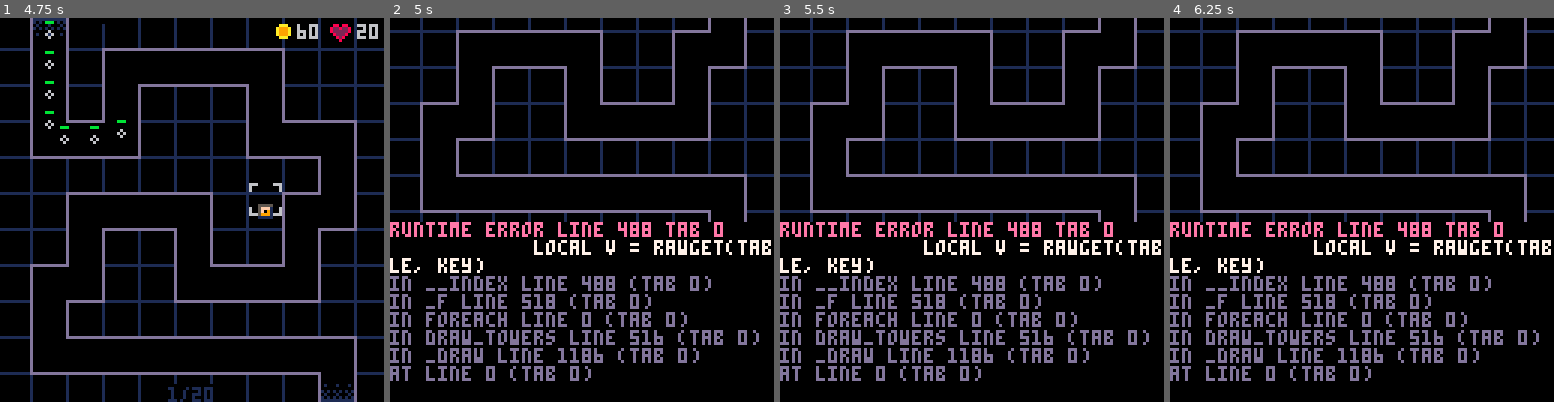
Above: before the commit, frames 1-4 (left to right).
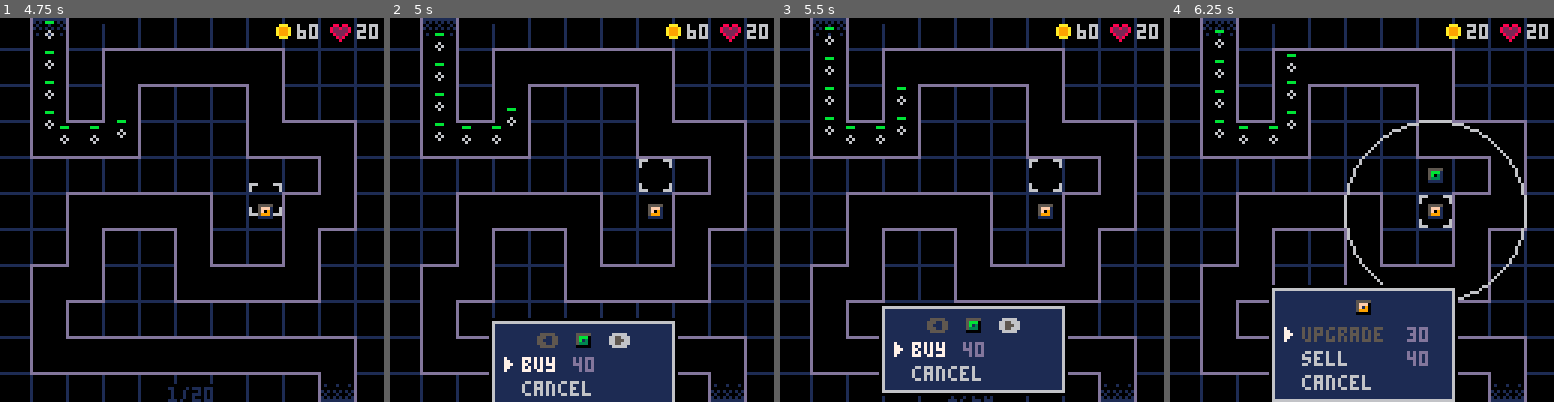
Above: after the commit, the same moments.

Repository: beardedsakimonkey/pixel_td.p8
Game: PICO-8 cartridge pixel_td.p8
Same seed, same stepped clock (60 frames per second), same inputs: the game is played once before the commit and once after it.
Inputs:
- Up to frame 1 (4.75 s): tap X (X key) at 0.33, 1.07, 1.85, 2.97, 4.08 s; tap O (Z key) at 0.7, 1.7, 2.1, 2.5, 2.9, 3.3, 3.7, 4.1, 4.5 s; hold Right 1.6-2.1 s; hold Up 2.15-2.42 s; hold Right 2.47-3.03 s; hold Left 3.08-3.58 s; hold Down 3.63-3.97 s; hold Right 4.02-4.68 s; hold Up from 4.73 s (still down)
- Up to frame 2 (5 s): keep holding Up; tap O (Z key) at 4.9 s
- Up to frame 3 (5.5 s): release Up at 5.03 s; hold Left from 5.08 s (still down); tap X (X key) at 5.2 s; tap O (Z key) at 5.3 s
- Up to frame 4 (6.25 s): release Left at 5.68 s; tap O (Z key) at 5.7, 6.1 s; hold Down 5.73-6.03 s; hold Right from 6.08 s (still down)

Frame 1 is identical in both runs. In frame 2, 31% of the frame differs, in the area x 0-100%, y 0-100%; in frame 3, 32%; in frame 4, 35%.
Error before the commit: runtime error line 488 tab 0; local v = rawget(table, key); in __index line 488 (tab 0)

Commit message:
better handling of bonus dmg/rng

Diff:
--- a/bullet.lua
+++ b/bullet.lua
@@ -6,7 +6,7 @@
 
 -- Todo: perf
 local function is_in_range(enmy, twr)
-    return (enmy.x - twr.x)^2 + (enmy.y - twr.y)^2 < twr.range^2
+    return (enmy.x - twr.x)^2 + (enmy.y - twr.y)^2 < get_twr_range(twr)^2
 end
 
 -- Red -------------------------------------------------------------------------
@@ -37,7 +37,7 @@
 
     -- handle collision
     if collide(blt, enmy) then
-        enmy.hp = max(0, enmy.hp-twr.dmg)
+        enmy.hp = max(0, enmy.hp - get_twr_damage(twr))
         if enmy.hp == 0 then
             gold += enmy.gold
         end
@@ -84,7 +84,7 @@
     else
         blt.age += 1
         if blt.age%3 == 0 then -- don't trigger damage every frame
-            enmy.hp = max(0, enmy.hp-twr.dmg)
+            enmy.hp = max(0, enmy.hp - get_twr_damage(twr))
             if enmy.hp == 0 then
                 gold += enmy.gold
             end
@@ -147,7 +147,7 @@
             -- register damage & slow
             for blt in all(twr.bullets) do
                 local enmy = blt.enemy
-                enmy.hp = max(0, enmy.hp-twr.dmg)
+                enmy.hp = max(0, enmy.hp - get_twr_damage(twr))
                 if enmy.hp == 0 then
                     gold += enmy.gold
                 end
--- a/menu.lua
+++ b/menu.lua
@@ -177,9 +177,9 @@
 
     -- Bonus menu --------------------------------------------------------------
     bonus_menu = Menu.new({x=31, dst_y=89, w=70, h=36})
-    add(bonus_menu.items, {text='+3% interest', y=12+8*0, cb=bonus_int})
-    add(bonus_menu.items, {text='+5% damage',   y=12+8*1, cb=bonus_dmg})
-    add(bonus_menu.items, {text='+8% range',    y=12+8*2, cb=bonus_rng})
+    add(bonus_menu.items, {text='+3% interest', y=12+8*0, cb=do_bonus_int})
+    add(bonus_menu.items, {text='+5% damage',   y=12+8*1, cb=do_bonus_dmg})
+    add(bonus_menu.items, {text='+10% range',   y=12+8*2, cb=do_bonus_rng})
 
     bonus_menu.update = function(m)
         local has_boss = wave > 0 and waves[wave].boss_hp ~= nil
@@ -231,6 +231,6 @@
     del(towers, twr)
 end
 
-function bonus_int(menu) add(bonuses, BNS.int); interest += 3 end
-function bonus_dmg(menu) add(bonuses, BNS.dmg); bonus_dmg += 0.05 end
-function bonus_rng(menu) add(bonuses, BNS.rng); bonus_rng += 0.08 end
+function do_bonus_int(menu) add(bonuses, BNS.int); interest += 3 end
+function do_bonus_dmg(menu) add(bonuses, BNS.dmg); bonus_dmg += 0.05 end
+function do_bonus_rng(menu) add(bonuses, BNS.rng); bonus_rng += 0.1 end
--- a/tower.lua
+++ b/tower.lua
@@ -24,6 +24,9 @@
 function is_red_twr(type)    return type % MAX_TWR == 2 end
 function is_yellow_twr(type) return type % MAX_TWR == 0 end
 
+function get_twr_range(twr)  return round(twr.range * bonus_rng) end
+function get_twr_damage(twr) return round(twr.dmg * bonus_dmg) end
+
 function find_sel_tower()
     return tbl_find(towers, function(twr)
         return twr.gx == sel.dst_gx and twr.gy == sel.dst_gy
@@ -42,7 +45,7 @@
 function make_tower(type, gx, gy)
     local cfg = tower_cfg[type]
     local p = g2p({x=gx, y=gy})
-    local twr = setmetatable({
+    return add(towers, {
         type=type,
         gx=gx, gy=gy, -- in grid coordinates
         x=p.left+6, y=p.top+6, -- in pixel coordinates
@@ -54,22 +57,7 @@
         range=cfg.range,
         age=0, -- for flicker
         buy=cfg.buy, sell=cfg.sell, upg=cfg.upg,
-    }, {
-        -- Note: this approach to handling bonus multipliers is brittle because
-        -- we could write back what we read. (eg: twr.range += 1)
-        __index = function(tbl, key)
-            local v = rawget(table, key)
-            if v ~= nil then -- to be safe
-                if key == 'range' then
-                    return v * bonus_rng
-                elseif key == 'dmg' then
-                    return v * bonus_dmg
-                end
-            end
-            return v
-        end
     })
-    return add(towers, twr)
 end
 
 function update_towers()
@@ -118,7 +106,7 @@
     if upg_menu.is_open then
         local twr = find_sel_tower()
         if twr then
-            circ(twr.x, twr.y, twr.range, C.light_gray)
+            circ(twr.x, twr.y, get_twr_range(twr), C.light_gray)
         end
     end
 end
--- a/util.lua
+++ b/util.lua
@@ -48,6 +48,18 @@
     return v
 end
 
+-- Note: only supports positive numbers
+function round(v)
+    local rem = v%1
+    if rem == 0 then
+        return v
+    elseif rem < 0.5 then
+        return flr(v)
+    else
+        return ceil(v)
+    end
+end
+
 -- Convert grid coordinates to pixel coordinates
 function g2p(cell)
     local top  = (cell.y * 12) - 2
